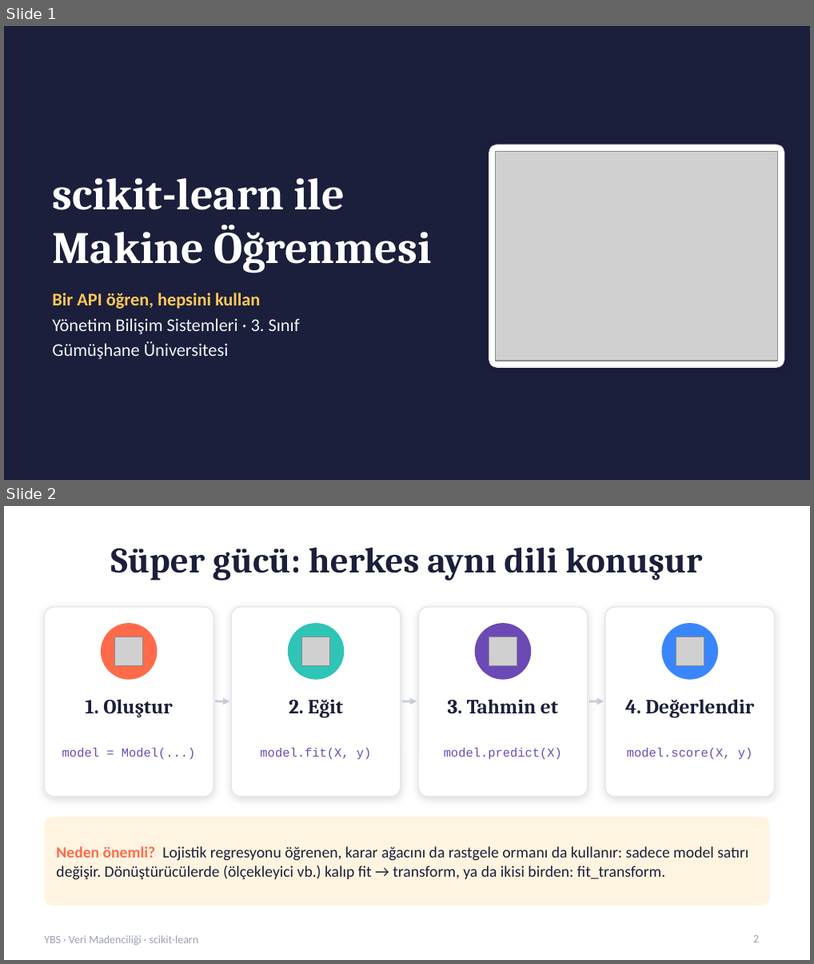
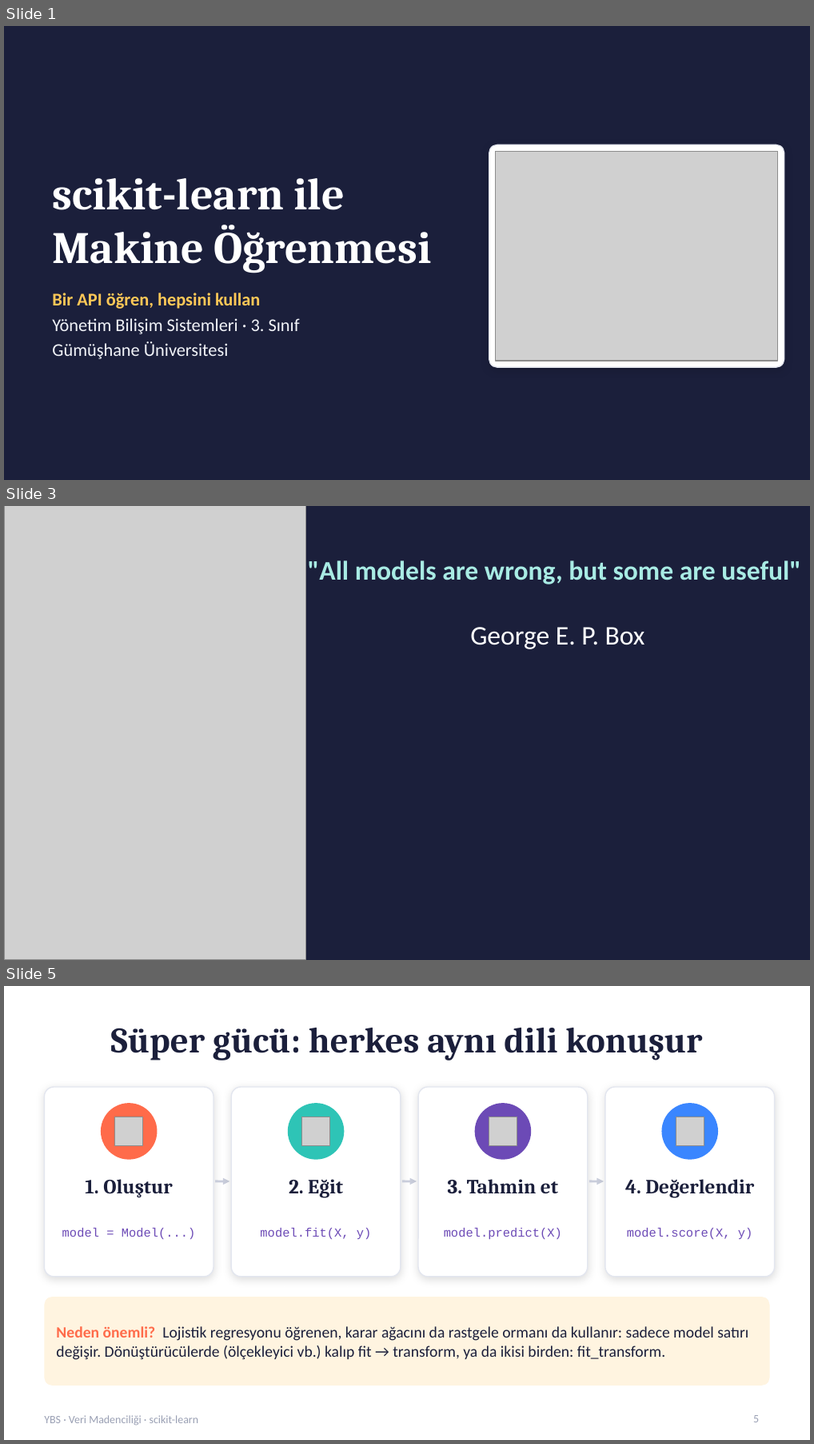
Before and after one commit to kahramankostas/YBS-DataMining, a slide deck: hafta7/scikit-learn_Makine_Ogrenmesi.pptx. Shown one above the other, each under a label of ours: slides 1 and 2 before the commit, slides 1, 3 and 5 after it; the slides between them are not shown. The pictures are 814x964 and 814x1444 pixels, drawn with LibreOffice and Linux fonts; fonts in the diff are those of the drawing; grey boxes stand for pictures. Boxes give left, top, right and bottom in pixels: in the first picture for what was removed or moved away, otherwise in the second. Text is boxed around its words. In the diff, an @@ line names an element or a change of style, - is before the commit and + after.

```diff
--- a/hafta7/scikit-learn_Makine_Ogrenmesi.pptx
+++ b/hafta7/scikit-learn_Makine_Ogrenmesi.pptx
@@ slide 3 added at box(4, 506, 810, 960), background #1B1F3B @@
@@ picture added at box(4, 506, 306, 959) @@
@@ text added at box(308, 560, 802, 649), 24 pt, text #A8EBE4, bold @@
+"All models are wrong, but some are useful"
+George E. P. Box
@@ what was slide 2 is now slide 5 @@
@@ page number at box(754, 1415, 759, 1422): text changed @@
-2
+5
```
Also in this commit, not shown: 4 slides changed, 3 other slides added, 2 other files.
